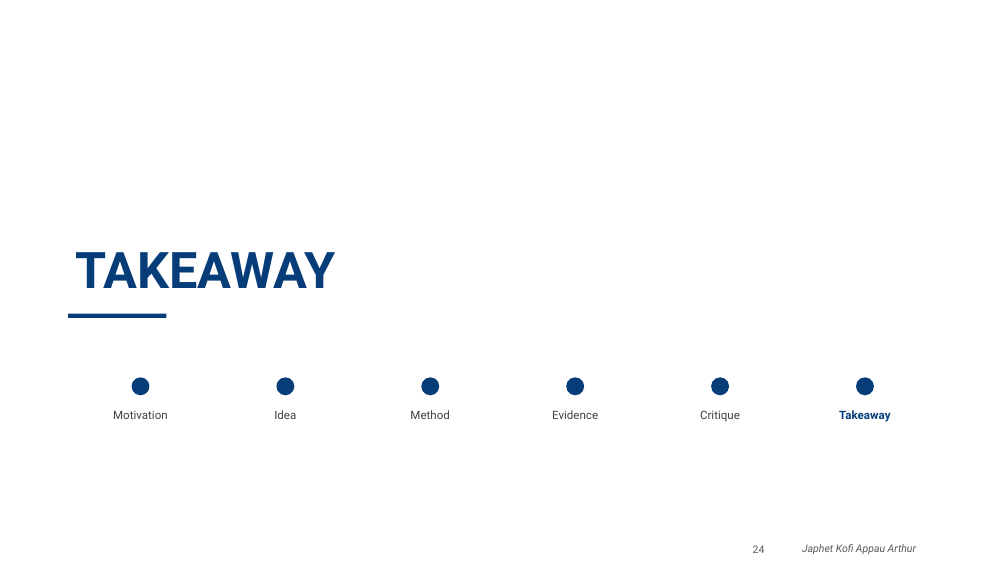
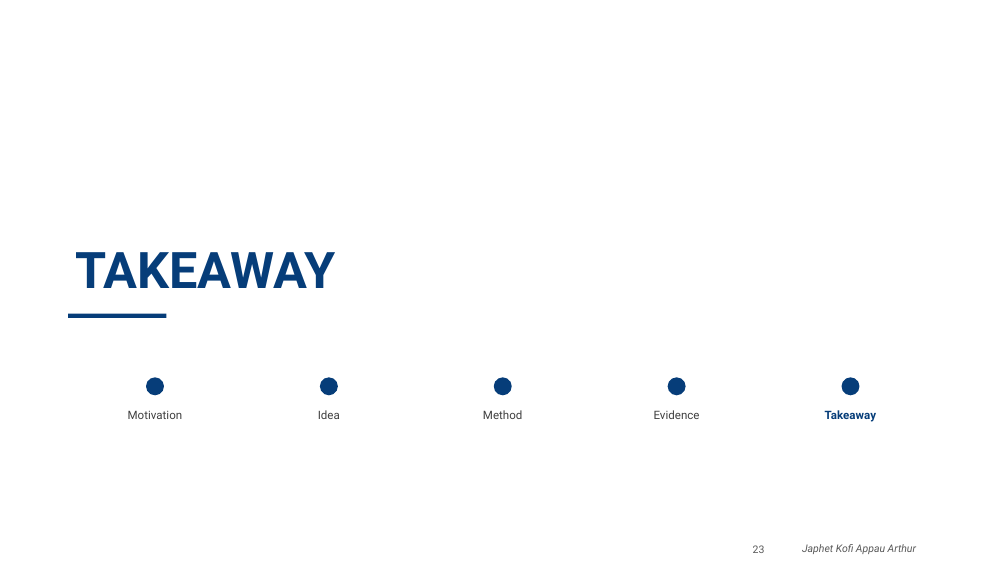
Before and after one commit to PenCoder/full-auto-migration, a slide deck: slide 23 of docs/presentation/Migration_Wizard_Praktikum_Presentation.pptx (slide 24 before the commit). Drawn at 1008x567 pixels with LibreOffice and Linux fonts; fonts in the diff are those of the drawing; background and template pictures are left out. Boxes give left, top, right and bottom in pixels: in the first picture for what was removed or moved away, otherwise in the second. Text is boxed around its words. In the diff, an @@ line names an element or a change of style, - is before the commit and + after.

```diff
--- a/docs/presentation/Migration_Wizard_Praktikum_Presentation.pptx
+++ b/docs/presentation/Migration_Wizard_Praktikum_Presentation.pptx
@@ ellipse: place and size @@
-ellipse at (132, 378, 149, 395)
+ellipse at (147, 378, 163, 395)
@@ ellipse: place and size @@
-ellipse at (278, 378, 294, 395)
+ellipse at (321, 378, 337, 395)
@@ ellipse: place and size @@
-ellipse at (422, 378, 439, 395)
+ellipse at (495, 378, 511, 395)
@@ ellipse: place and size @@
-ellipse at (567, 378, 584, 395)
+ellipse at (668, 378, 685, 395)
@@ ellipse: place and size @@
-ellipse at (712, 378, 728, 395)
+ellipse at (842, 378, 859, 395)
@@ ellipse removed at (857, 378, 873, 395) @@
@@ text "Motivation": place and size @@
-text "Motivation" at (113, 411, 168, 419)
+text "Motivation" at (128, 410, 183, 419)
@@ text "Idea": place and size @@
-text "Idea" at (274, 410, 296, 419)
+text "Idea" at (318, 410, 340, 419)
@@ text "Method": place and size @@
-text "Method" at (410, 410, 449, 419)
+text "Method" at (483, 410, 522, 419)
@@ text "Evidence": place and size @@
-text "Evidence" at (552, 410, 598, 419)
+text "Evidence" at (654, 410, 700, 419)
@@ text removed at (700, 410, 740, 422) @@
-Critique
@@ text "Takeaway": place and size @@
-text "Takeaway" at (839, 410, 890, 422)
+text "Takeaway" at (825, 410, 876, 422)
@@ page number at (753, 545, 765, 553): text changed @@
-24
+23
```
Also in this commit, not shown: 11 other slides changed, 2 slides added, 2 slides removed, 10 other files.
